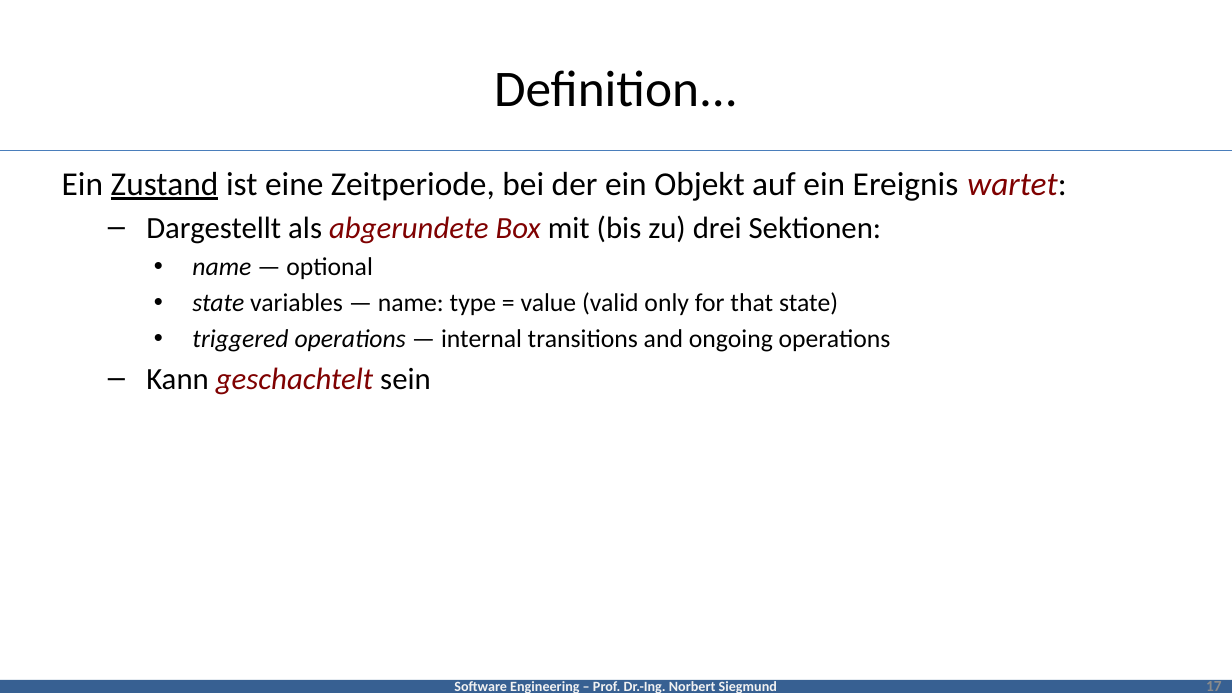
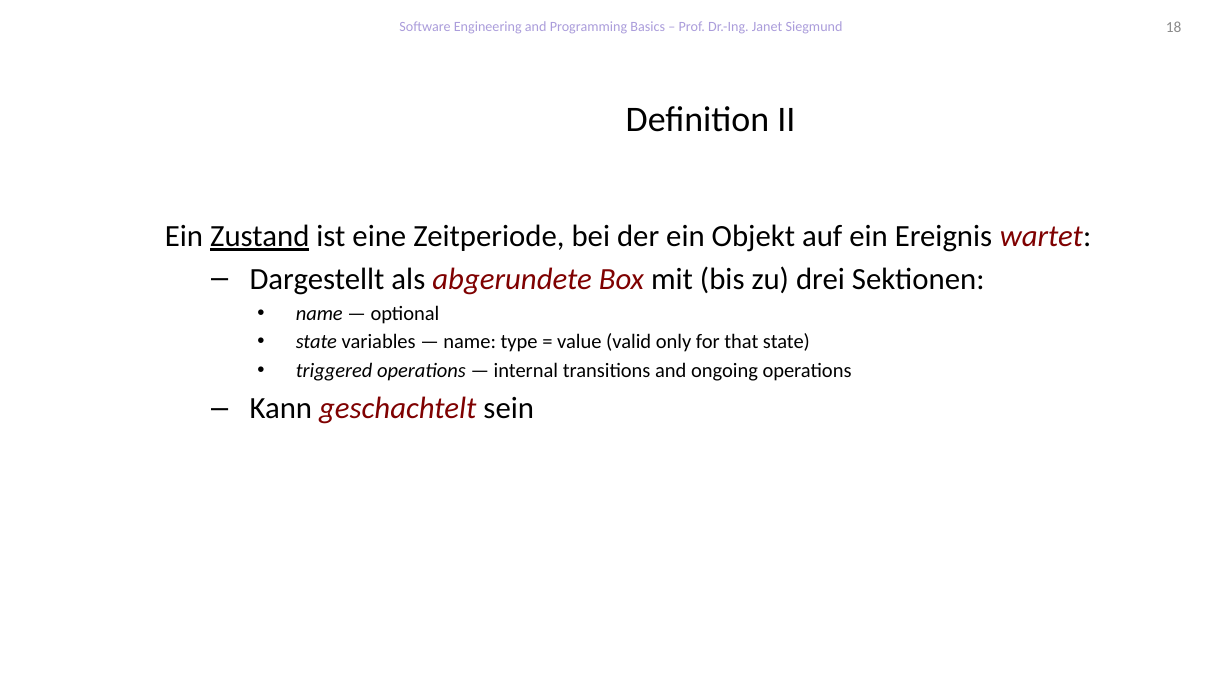
Before and after one commit to feigensp/lehre, a slide deck: slide 18 of se/slides/04_UML_Behaviour.pptx (slide 17 before the commit). Drawn at 1232x693 pixels with LibreOffice and Linux fonts; fonts in the diff are those of the drawing; background and template pictures are left out. Boxes give left, top, right and bottom in pixels: in the first picture for what was removed or moved away, otherwise in the second. Text is boxed around its words. In the diff, an @@ line names an element or a change of style, - is before the commit and + after.

```diff
--- a/se/slides/04_UML_Behaviour.pptx
+++ b/se/slides/04_UML_Behaviour.pptx
@@ text added at (399,21,843,33), 11 pt, text #AB9DDB @@
+Software Engineering and Programming Basics – Prof. Dr.-Ing. Janet Siegmund
@@ page number added at (1166,21,1182,32), 12 pt, text #8C8C8C @@
+18
@@ title at (626,106,795,132): text changed; size 40 to 28 pt @@
-Definition...
+Definition II
@@ line removed from (0, 150) to (1232, 150) @@
@@ text at (165,224,1091,381): size 26 to 24 pt in "Ein Zustand ist eine Zeitperiode, bei der ..."; size 20 to 16 pt in "name — optional", "state variables — name: type = value ...", "triggered operations — internal transitions and ongoing ..." @@
@@ text "Ein Zustand ist eine Zeitperiode, ...": place and size @@
-text "Ein Zustand ist eine Zeitperiode, ..." at (62,172,1066,395)
+text "Ein Zustand ist eine Zeitperiode, ..." at (165,224,1091,424)
@@ rectangle removed at (0,680,1232,693) @@
-Software Engineering – Prof. Dr.-Ing. Norbert Siegmund
@@ page number removed at (1206,678,1222,691) @@
-17
```
Also in this commit, not shown: 13 other slides changed, 1 slide added, 1 slide removed.
